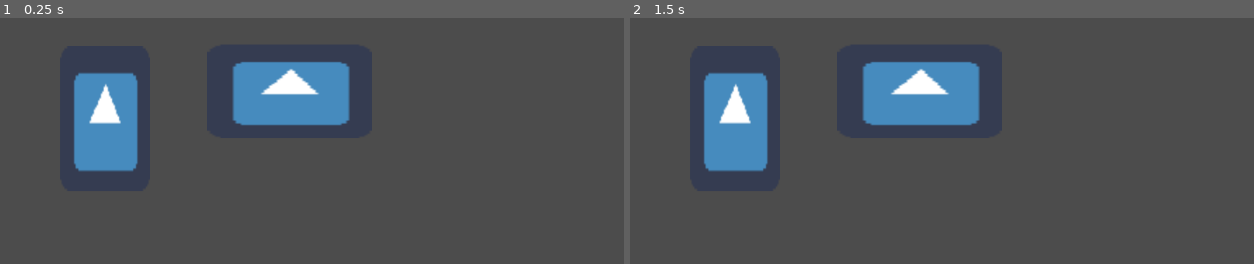
Above: before the commit, frames 1-2 (left to right).
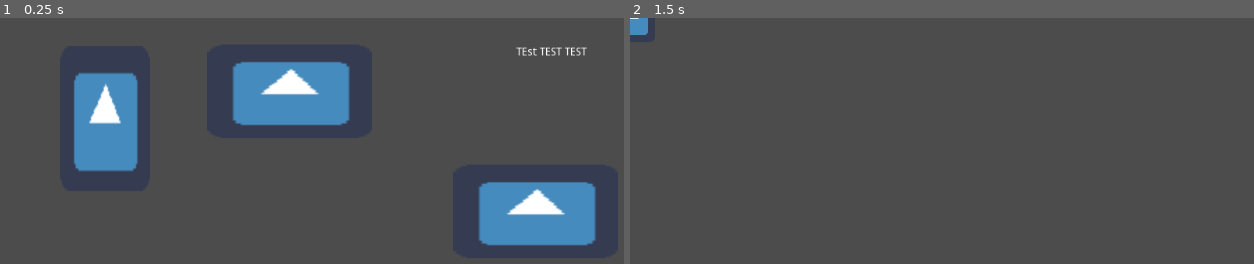
Above: after the commit, the same moments.

Repository: savenger/heimwerker
Game: Godot game, scene res://Start.tscn
The game is run twice, just before and just after one commit, with the same random seed, the same clock (stepped at 60 frames per second) and the same inputs. The engine's default icon, where the game draws it, is replaced by a stand-in: a white triangle on a blue panel in a dark square.
Inputs (mouse positions are in pixels of both pictures, inside the frame that each line leads up to):
- Up to frame 1 (0.25 s): no input
- Up to frame 2 (1.5 s): tap Enter at 0.5 s; move the mouse to (736, 121) at 0.52 s; click (736, 121) at 0.67 s; tap Space at 1.25 s; move the mouse to (917, 91) at 1.27 s; click (917, 91) at 1.42 s

The runs differ from the first frame. In frame 1, 5.1% of the frame differs, in the area x 76-96%, y 11-93%; in frame 2, 9.1%, in the area x 0-57%, y 0-63%.

Commit message:
(none)

Diff:
--- a/Click.gd
+++ b/Click.gd
@@ -2,8 +2,6 @@
 
 # Declare member variables here. Examples:
 onready var called_by = self.name
-# onready var called_by = get_parent().name
-# onready var called_by2 = get_owner().get_child(1).name
 
 # Called when the node enters the scene tree for the first time.
 func _ready():
@@ -18,8 +16,8 @@
 
 func on_click():
 	# print(called_by1)
-	print("res://scenes/"+called_by+".tscn")
-	# get_node("/root/globals").setScene("res://scenes/"+called_by+".tscn")
+	print("res://scenes/"+self.name+".tscn")
+	get_tree().change_scene("res://"+self.name+".tscn")
 
 # Called every frame. 'delta' is the elapsed time since the previous frame.
 #func _process(delta):
--- /dev/null
+++ b/Exit.tscn
@@ -0,0 +1,13 @@
+[gd_scene format=2]
+
+[node name="Exit" type="Node2D"]
+
+[node name="RichTextLabel" type="RichTextLabel" parent="."]
+margin_left = 216.0
+margin_top = 32.0
+margin_right = 584.0
+margin_bottom = 72.0
+text = "Abspann"
+__meta__ = {
+"_edit_use_anchors_": false
+}
--- /dev/null
+++ b/Globals.gd
@@ -0,0 +1,30 @@
+extends Node
+
+#The currently active scene
+var currentScene = null
+
+#just some data for our game (HPs, Alignment, Direction, etc...)
+var PlayerName = "Mike"
+#var LevelNo = 0
+var Win = 0
+
+func _ready():
+   #On load set the current scene to the last scene available
+   currentScene = get_tree().get_root().get_child(get_tree().get_root().get_child_count() -1)
+   #Demonstrate setting a global variable.
+   # Globals.set("MAX_POWER_LEVEL",9000)
+
+# create a function to switch between scenes
+func setScene(scene):
+   #clean up the current scene
+   currentScene.queue_free()
+   #load the file passed in as the param "scene"
+   var s = ResourceLoader.load(scene)
+   #create an instance of our scene
+   currentScene = s.instance()
+   # add scene to root
+   get_tree().get_root().add_child(currentScene)
+
+#simple accessor function to retrieve playerName
+func getPlayerName():
+   return PlayerName
--- a/Start.tscn
+++ b/Start.tscn
@@ -1,7 +1,8 @@
-[gd_scene load_steps=5 format=2]
+[gd_scene load_steps=6 format=2]
 
 [ext_resource path="res://Click.gd" type="Script" id=1]
 [ext_resource path="res://icon.png" type="Texture" id=2]
+[ext_resource path="res://Globals.gd" type="Script" id=3]
 
 [sub_resource type="RectangleShape2D" id=1]
 extents = Vector2( 58.856, 95 )
@@ -11,13 +12,14 @@
 
 [node name="Start" type="Node2D"]
 position = Vector2( -1, 1 )
+script = ExtResource( 3 )
 
 [node name="RichTextLabel" type="RichTextLabel" parent="."]
-margin_left = -167.0
-margin_top = -281.0
-margin_right = 207.0
-margin_bottom = -241.0
-text = "erste Szene Testtext"
+margin_left = 662.351
+margin_top = 36.3005
+margin_right = 1036.35
+margin_bottom = 76.3005
+text = "TEst TEST TEST"
 __meta__ = {
 "_edit_use_anchors_": false
 }
@@ -47,3 +49,19 @@
 [node name="CollisionShape2D" type="CollisionShape2D" parent="Mach"]
 position = Vector2( 110, 0 )
 shape = SubResource( 2 )
+
+[node name="Exit" type="Area2D" parent="."]
+position = Vector2( 577, 247 )
+script = ExtResource( 1 )
+__meta__ = {
+"_edit_group_": true
+}
+
+[node name="Sprite2" type="Sprite" parent="Exit"]
+position = Vector2( 110, 0 )
+scale = Vector2( 3.29688, 1.875 )
+texture = ExtResource( 2 )
+
+[node name="CollisionShape2D" type="CollisionShape2D" parent="Exit"]
+position = Vector2( 110, 0 )
+shape = SubResource( 2 )
--- a/project.godot
+++ b/project.godot
@@ -17,6 +17,7 @@
 
 config/name="Heimwerker"
 run/main_scene="res://Start.tscn"
+boot_splash/image="res://GGJ00-RoundLogo-900x900.png"
 config/icon="res://icon.png"
 
 [rendering]
Binary file added: GGJ00-RoundLogo-900x900.png
Not shown, added: GGJ00-RoundLogo-900x900.png.import
Binary file added: Roboto-Medium.ttf
